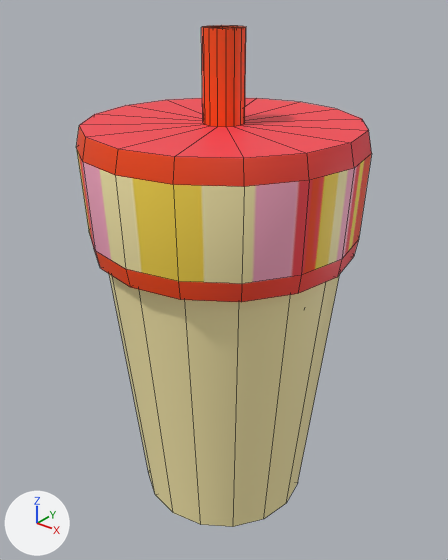
Before and after pictures for a commit that changed the FBX model Assets/Mesh/reactif/M_bubbleTea_red.fbx.
The view is the same before and after, from a 50 mm camera at (0.517, -0.645, 0.762) aimed at (-0.004, 0.005, 0.359). Arrows for +X, +Y and +Z are at lower left; the lights stay in place. Mesh edges are drawn as thin lines. Where no turn or scale is listed for an object, it has been applied to the vertices. Vertices at the same position are counted once.
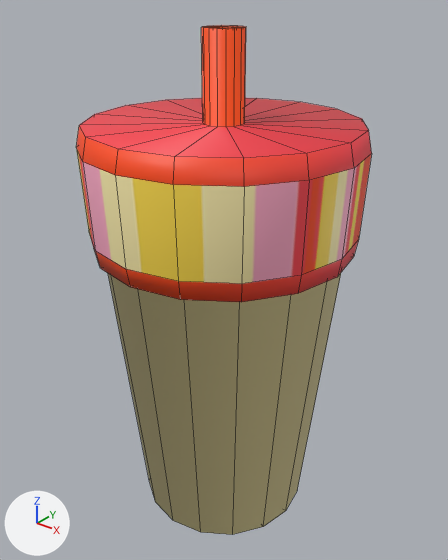
The change, as a diff of the scene's bpy script:
```diff
--- a/Assets/Mesh/reactif/M_bubbleTea_red.fbx.py
+++ b/Assets/Mesh/reactif/M_bubbleTea_red.fbx.py
@@ me_cylinder_003 @@
 me_cylinder_003.from_pydata(...)  # 424 vertices, 488 faces; spans x -0.193..0.193, y -0.193..0.193, z 0.001..0.709
 # used by ob_cylinder_005; location = (0.0, 0.0, 0.0)
+# me_cylinder_003 part 1: the loose piece of 34 vertices spanning x -0.172..0.172, y -0.172..0.172, z 0.001..0.438 is moved by (0.0, 0.0, -0.017)
 me_cylinder_003.materials.append(mat_motif_02)
```

Where the change shows, as pixel boxes [x1, y1, x2, y2] in the pictures (448 x 560 px; the box of a moved part takes in the faces that stretch with it):
'Cylinder.005', reshaped
    before: [76, 25, 372, 527]
    after: [76, 25, 372, 534]
part 1 of me_cylinder_003, moved or reshaped
    before: [109, 274, 340, 527]
    after: [108, 273, 341, 534]
